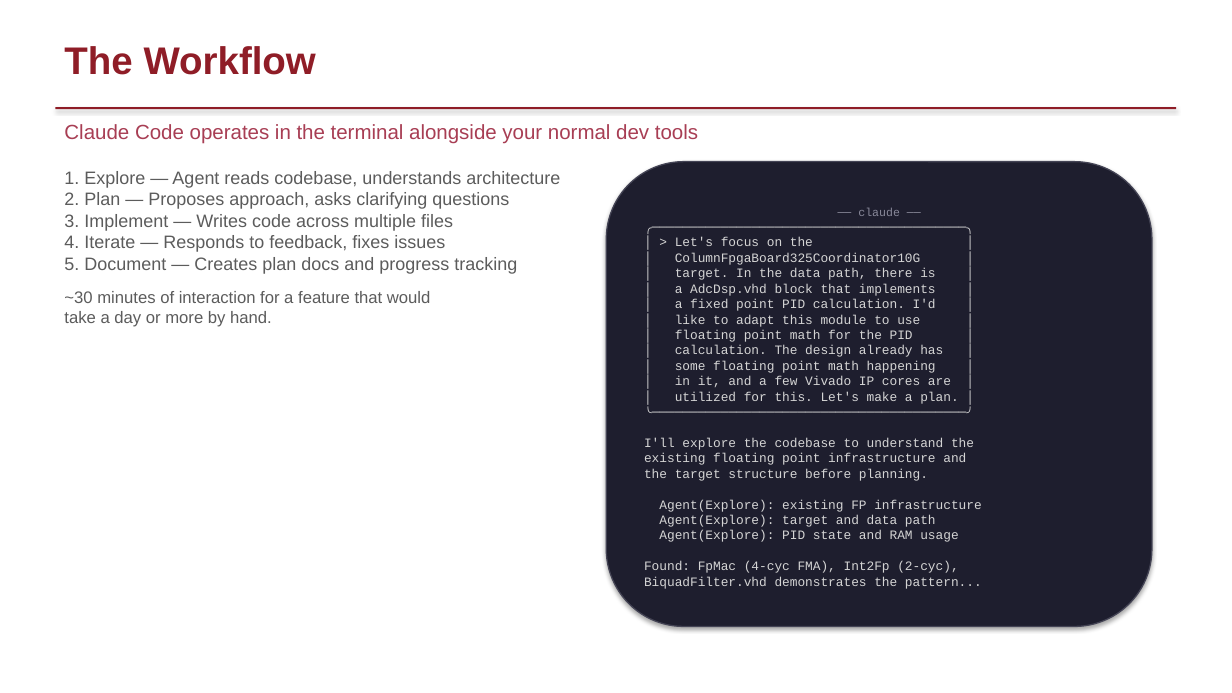
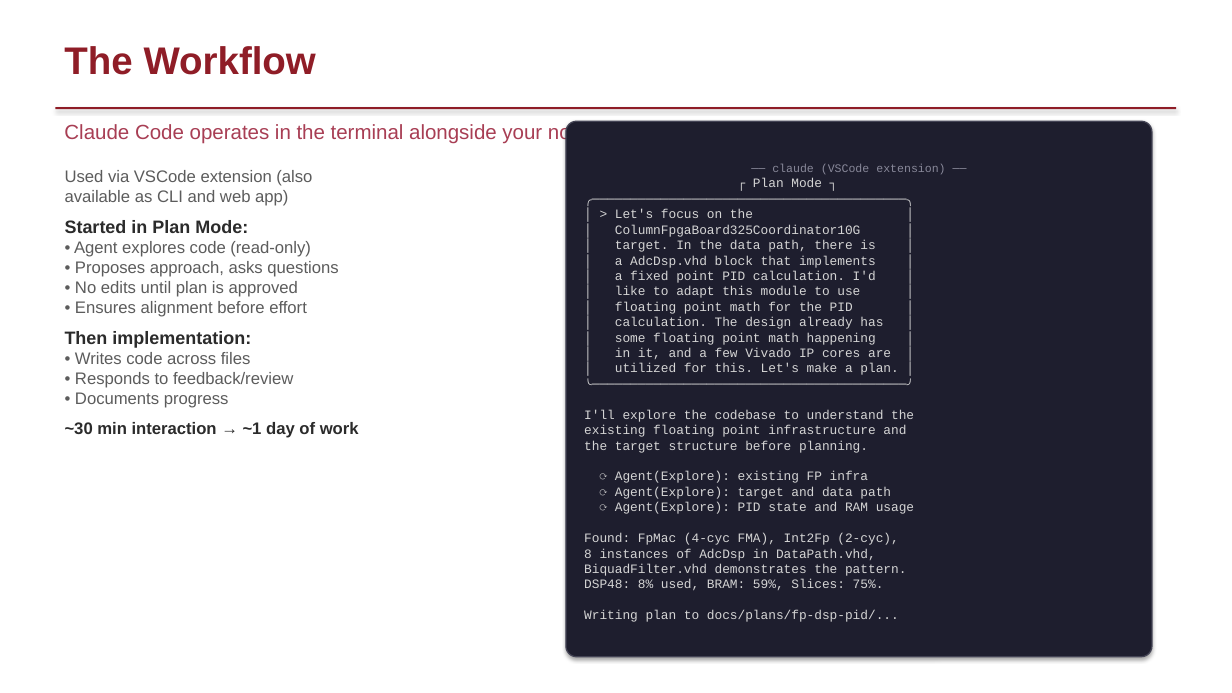
Before and after one commit to slaclab/warm-tdm, a slide deck: slide 3 of docs/plans/fp-dsp-pid/ECC_AI_Demo_Use_Case_2.pptx. Drawn at 1232x693 pixels with LibreOffice and Linux fonts; fonts in the diff are those of the drawing; background and template pictures are left out. Boxes give left, top, right and bottom in pixels: in the first picture for what was removed or moved away, otherwise in the second. Text is boxed around its words. In the diff, an @@ line names an element or a change of style, - is before the commit and + after.

```diff
--- a/docs/plans/fp-dsp-pid/ECC_AI_Demo_Use_Case_2.pptx
+++ b/docs/plans/fp-dsp-pid/ECC_AI_Demo_Use_Case_2.pptx
@@ rounded rectangle "── claude (VSCode extension) ──": place and size @@
-rounded rectangle "── claude (VSCode extension) ──" at [606,162,1153,627]
+rounded rectangle "── claude (VSCode extension) ──" at [566,121,1152,657]
@@ rounded rectangle "── claude (VSCode extension) ──" at [566,121,1152,657]: proportions changed @@
@@ text at [65,170,359,438]: text changed; size 14 to 13 pt @@
-1. Explore — Agent reads codebase, understands architecture
-2. Plan — Proposes approach, asks clarifying questions
-3. Implement — Writes code across multiple files
-4. Iterate — Responds to feedback, fixes issues
-5. Document — Creates plan docs and progress tracking
-~30 minutes of interaction for a feature that would
-take a day or more by hand.
+Used via VSCode extension (also
+available as CLI and web app)
+Started in Plan Mode:
+• Agent explores code (read-only)
+• Proposes approach, asks questions
+• No edits until plan is approved
+• Ensures alignment before effort
+Then implementation:
+• Writes code across files
+• Responds to feedback/review
+• Documents progress
+~30 min interaction → ~1 day of work
@@ text in rounded rectangle at [753,164,945,187]: text changed @@
-── claude ──
+── claude (VSCode extension) ──
+┌ Plan Mode ┐
@@ text in rounded rectangle at [615,471,914,514]: text changed @@
-Agent(Explore): existing FP infrastructure
-Agent(Explore): target and data path
-Agent(Explore): PID state and RAM usage
+⟳ Agent(Explore): existing FP infra
+⟳ Agent(Explore): target and data path
+⟳ Agent(Explore): PID state and RAM usage
@@ text in rounded rectangle at [584,548,906,622]: text changed @@
-BiquadFilter.vhd demonstrates the pattern...
+8 instances of AdcDsp in DataPath.vhd,
+BiquadFilter.vhd demonstrates the pattern.
+DSP48: 8% used, BRAM: 59%, Slices: 75%.
+Writing plan to docs/plans/fp-dsp-pid/...
```
Also in this commit, not shown: 6 other slides changed, 1 other file.
